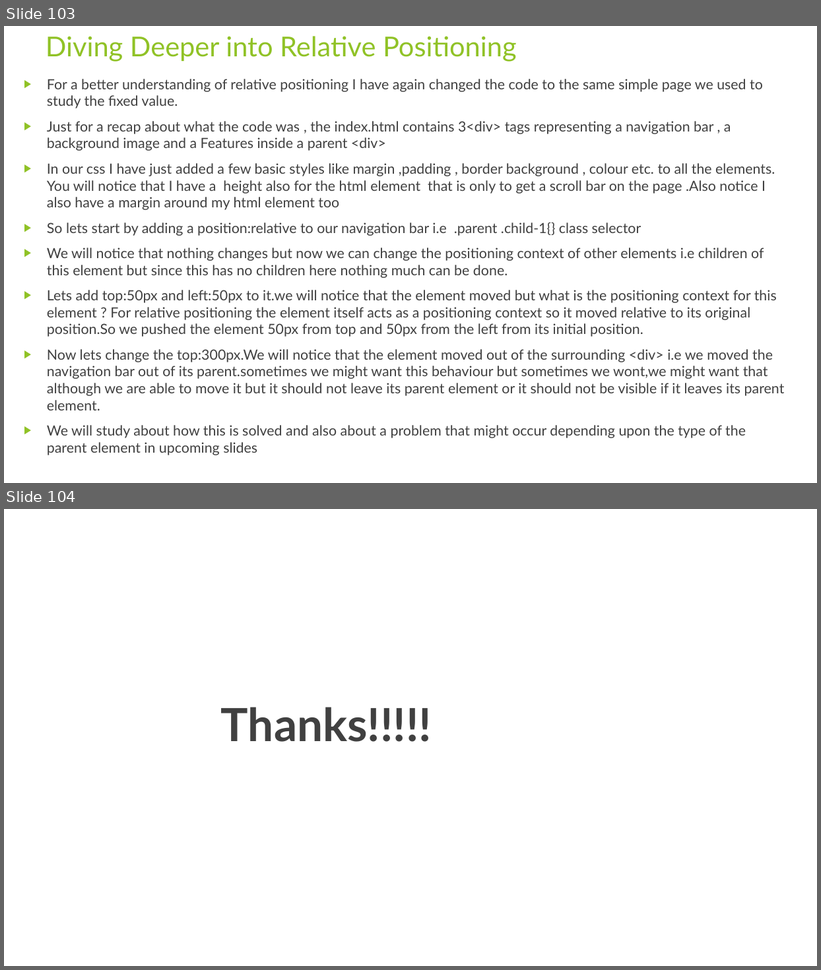
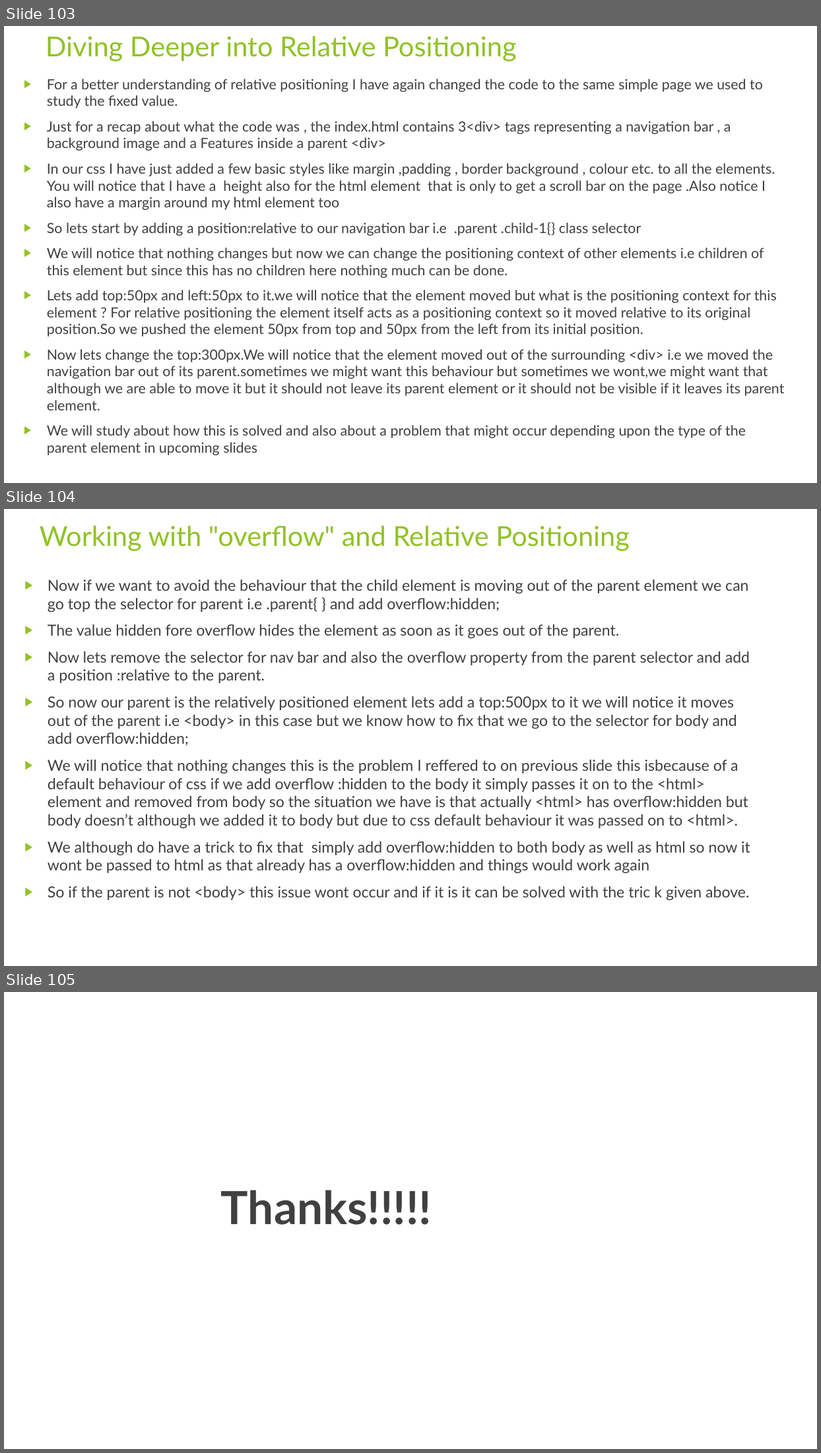
Before and after one commit to rudhrainfogain/CSS, a slide deck: PPT/Css-v6.pptx. Shown one above the other, each under a label of ours: slides 103 and 104 before the commit, slides 103, 104 and 105 after it. The pictures are 821x970 and 821x1453 pixels, drawn with LibreOffice and Linux fonts; fonts in the diff are those of the drawing. Boxes give left, top, right and bottom in pixels: in the first picture for what was removed or moved away, otherwise in the second. Text is boxed around its words. In the diff, an @@ line names an element or a change of style, - is before the commit and + after.

Commit message:
Overflow

```diff
--- a/PPT/Css-v6.pptx
+++ b/PPT/Css-v6.pptx
@@ slide 104 added at box(4, 509, 817, 966), background #FFFFFF @@
@@ title added at box(40, 525, 630, 551), 32.4 pt, text #90C226 @@
+Working with "overflow" and Relative Positioning
@@ text added at box(48, 580, 750, 900), 18 pt, text #404040 @@
+▶ Now if we want to avoid the behaviour that the child element is moving out of the parent element we can go top the selector for parent i.e .parent{ } and add overflow:hidden;
+▶ The value hidden fore overflow hides the element as soon as it goes out of the parent.
+▶ Now lets remove the selector for nav bar and also the overflow property from the parent selector and add a position :relative to the parent.
+▶ So now our parent is the relatively positioned element lets add a top:500px to it we will notice it moves out of the parent i.e <body> in this case but we know how to fix that we go to the selector for body and add overflow:hidden;
+▶ We will notice that nothing changes this is the problem I reffered to on previous slide this isbecause of a default behaviour of css if we add overflow :hidden to the body it simply passes it on to the <html> element and removed from body so the situation we have is that actually <html> has overflow:hidden but body doesn’t although we added it to body but due to css default behaviour it was passed on to <html>.
+▶ We although do have a trick to fix that simply add overflow:hidden to both body as well as html so now it wont be passed to html as that already has a overflow:hidden and things would work again
+▶ So if the parent is not <body> this issue wont occur and if it is it can be solved with the tric k given above.
@@ what was slide 104 is now slide 105 @@
```
Also in this commit, not shown: 1 other file.
